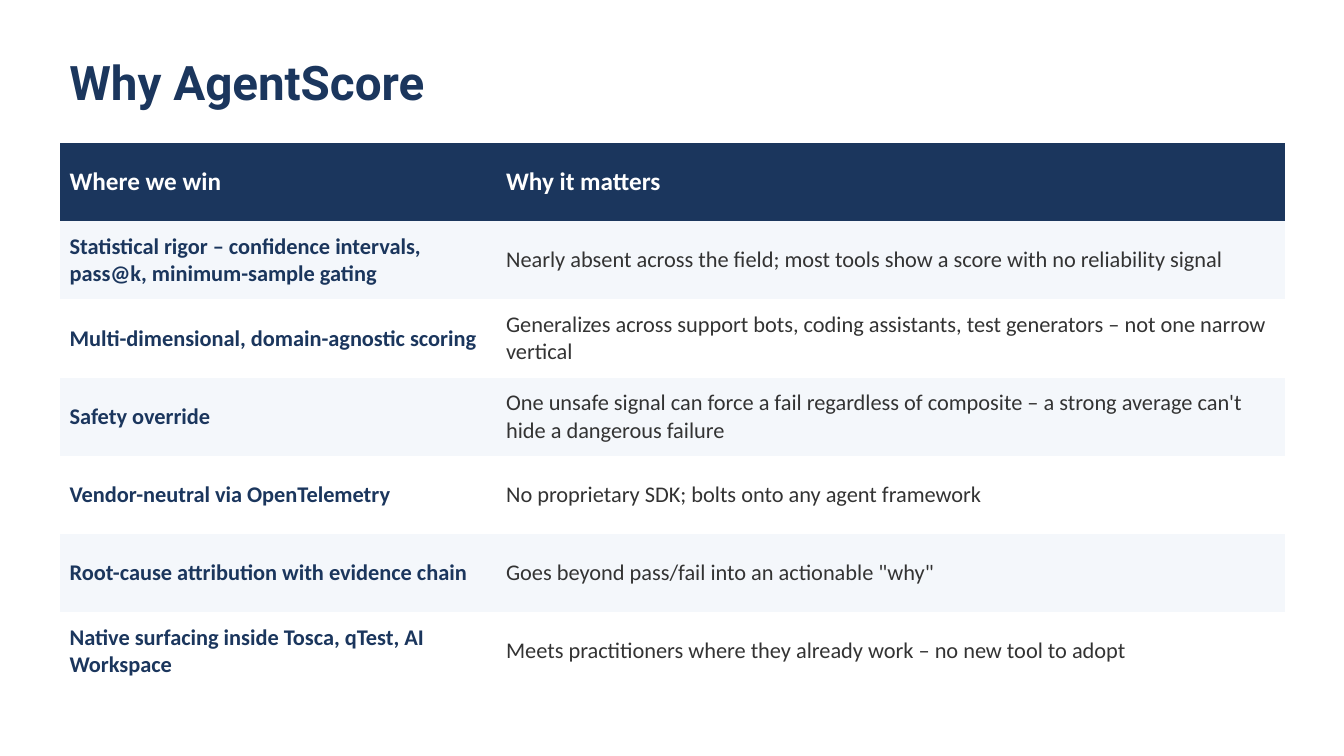
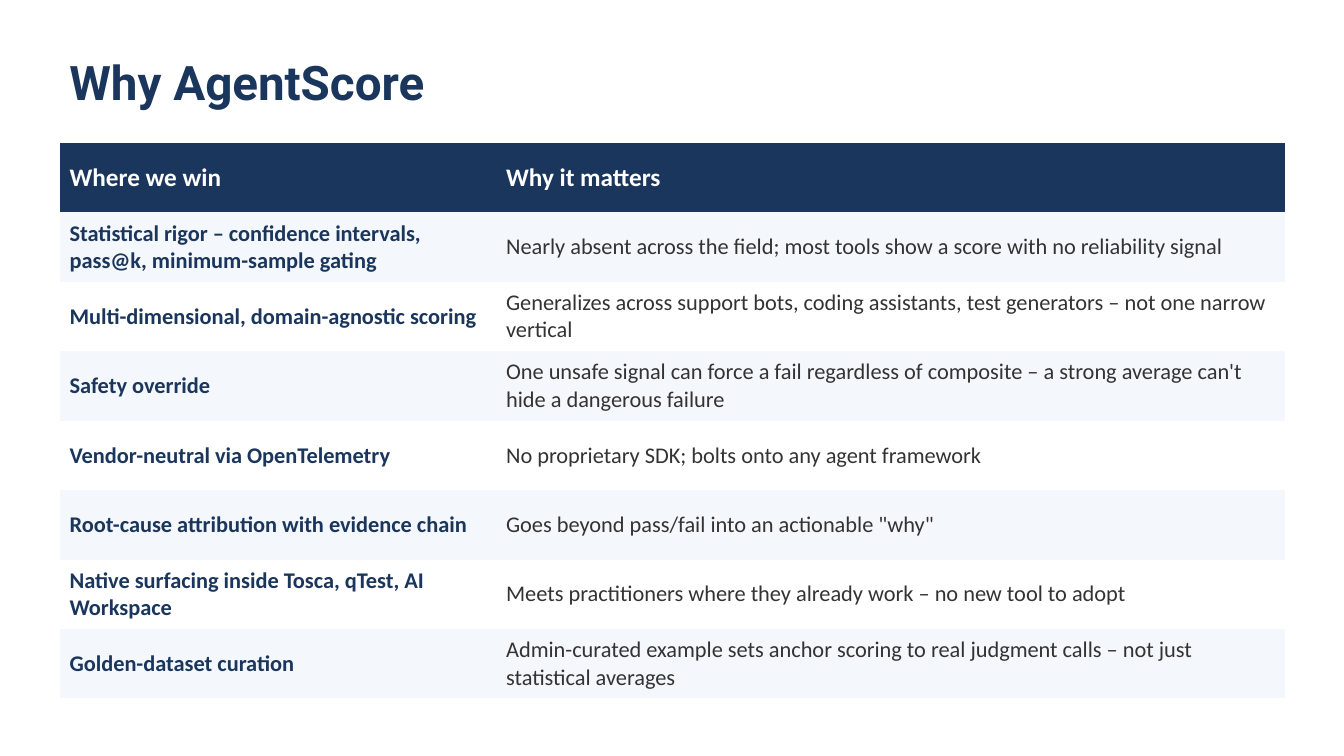
Before and after one commit to ADemers-tricentis/agent-score, a slide deck: slide 12 of docs/deck/AgentScore Overview.pptx (slide 10 before the commit). Drawn at 1344x756 pixels with LibreOffice and Linux fonts; fonts in the diff are those of the drawing. Boxes give left, top, right and bottom in pixels: in the first picture for what was removed or moved away, otherwise in the second. Text is boxed around its words. In the diff, an @@ line names an element or a change of style, - is before the commit and + after.

```diff
--- a/docs/deck/AgentScore Overview.pptx
+++ b/docs/deck/AgentScore Overview.pptx
@@ table at (x1=59, y1=143, x2=1285, y2=699) @@
+row 8: Golden-dataset curation | Admin-curated example sets anchor scoring to real judgment calls – not just statistical averages
```
Also in this commit, not shown: 3 other slides changed, 3 slides added, 1 slide removed, 16 other files.
